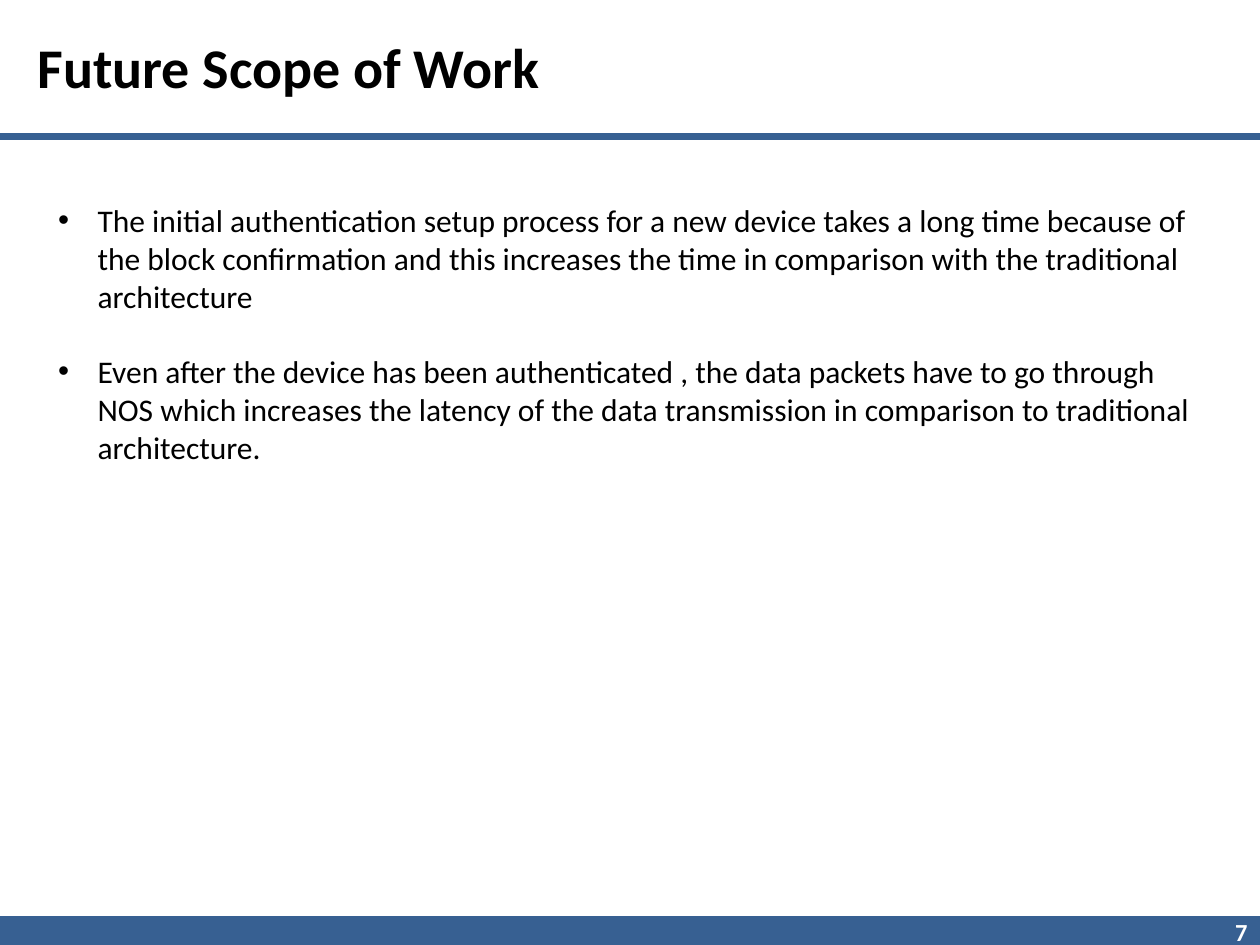
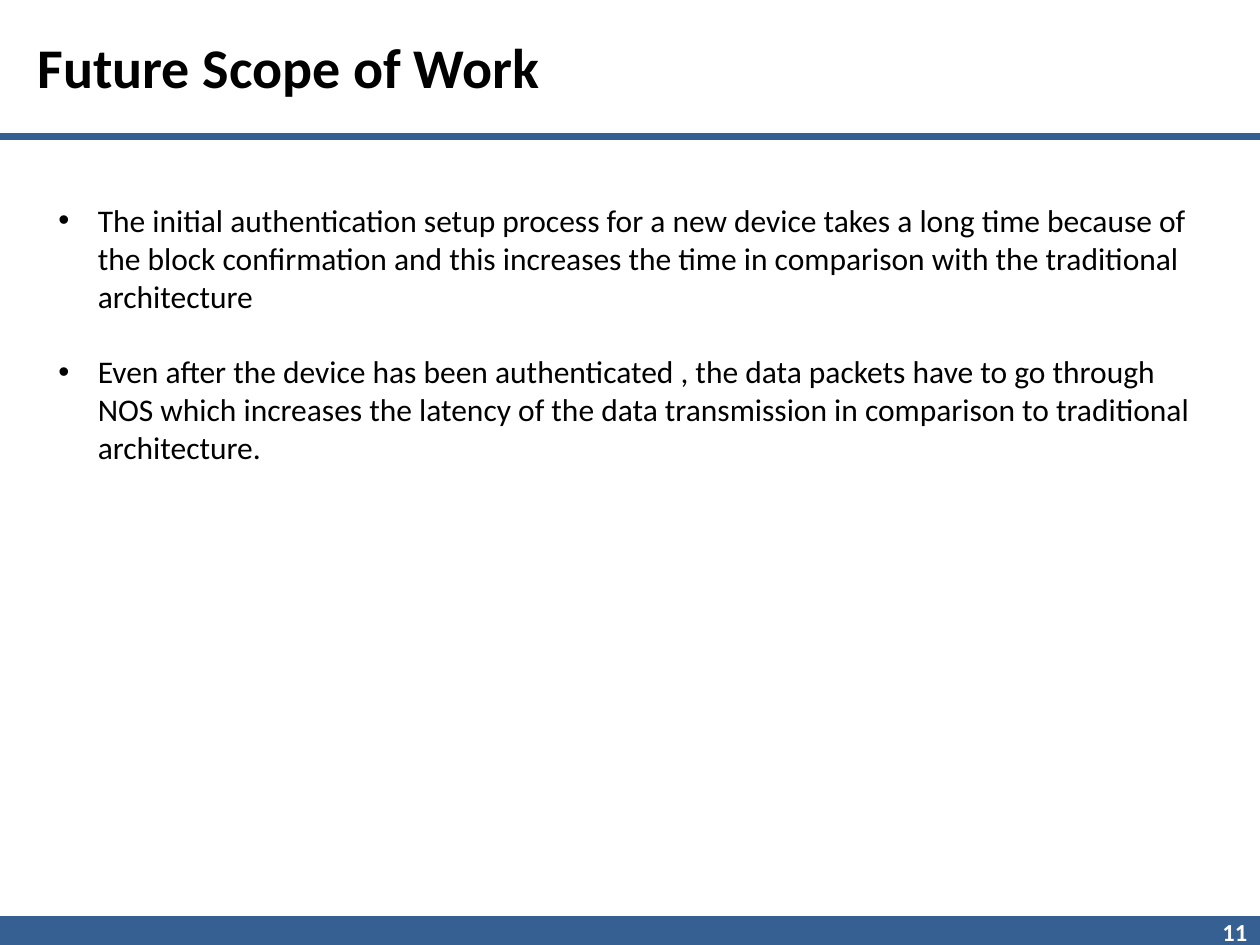
Before and after one commit to beingnoble03/block-sdn, a slide deck: slide 11 of presentation/blocksdn_ppt.pptx (slide 7 before the commit). Drawn at 1260x945 pixels with LibreOffice and Linux fonts; fonts in the diff are those of the drawing; background and template pictures are left out. Boxes give left, top, right and bottom in pixels: in the first picture for what was removed or moved away, otherwise in the second. Text is boxed around its words. In the diff, an @@ line names an element or a change of style, - is before the commit and + after.

```diff
--- a/presentation/blocksdn_ppt.pptx
+++ b/presentation/blocksdn_ppt.pptx
@@ page number at <box>1222,925,1247,941</box>: text changed @@
-7
+11
@@ line (0, 931) - (1260, 931): stroke #376092 17.5 pt to #366092 17.5 pt @@
```
Also in this commit, not shown: 6 other slides changed, 7 slides added, 2 slides removed.
